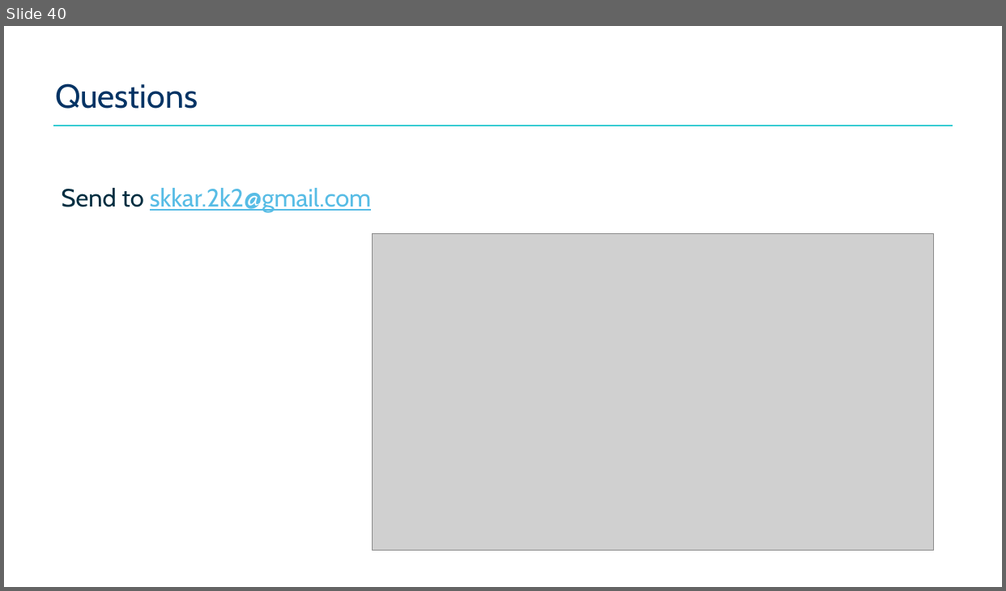
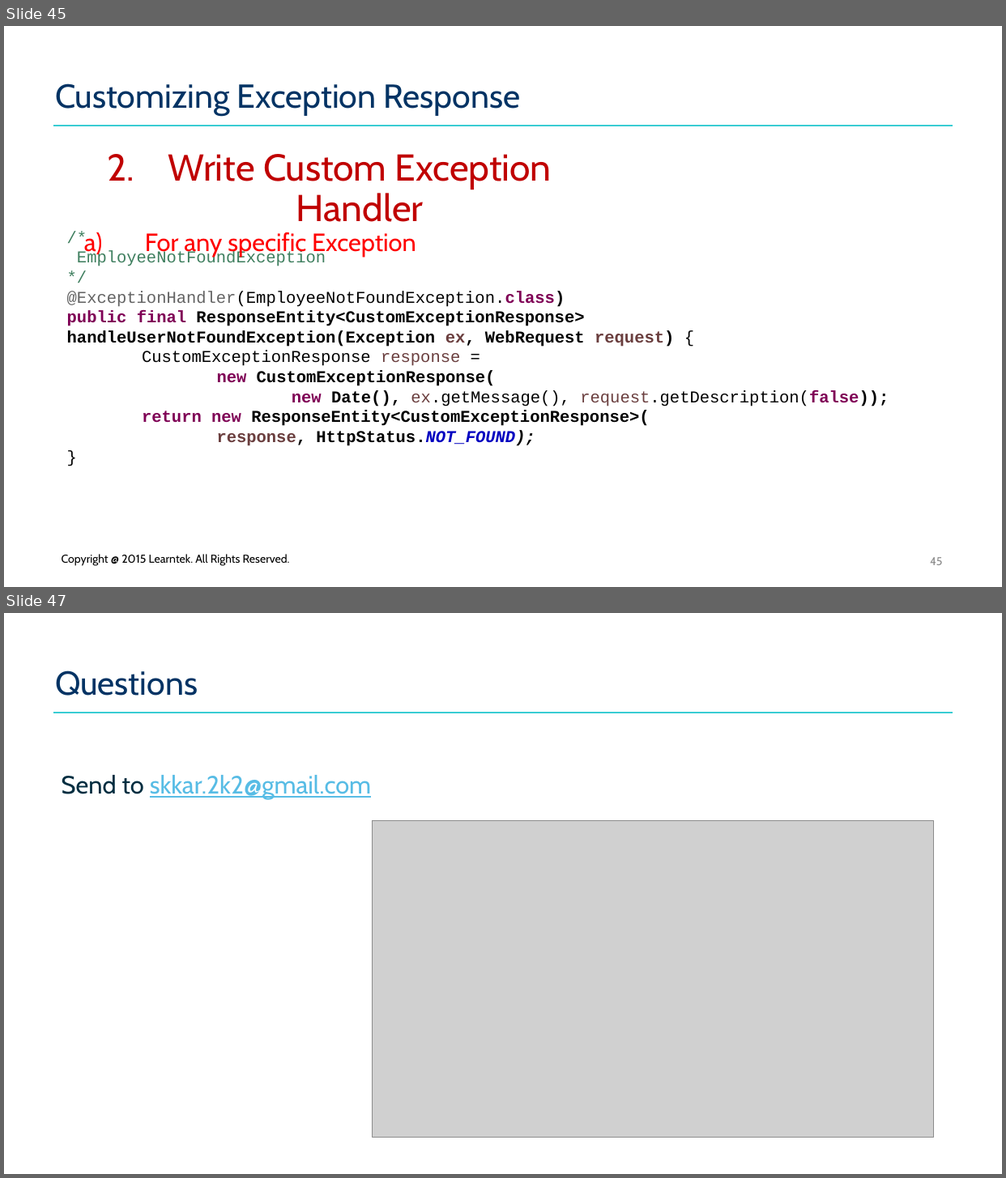
Before and after one commit to santoshkar/SpringBoot, a slide deck: Presentations/Part-11-Spring Boot.pptx. Shown one above the other, each under a label of ours: slide 40 before the commit, slides 45 and 47 after it; the slides between them are not shown. The pictures are 1006x591 and 1006x1178 pixels, drawn with LibreOffice and Linux fonts; fonts in the diff are those of the drawing; grey boxes stand for pictures; background and template pictures are left out. Boxes give left, top, right and bottom in pixels: in the first picture for what was removed or moved away, otherwise in the second. Text is boxed around its words. In the diff, an @@ line names an element or a change of style, - is before the commit and + after.

Commit message:
Added exception handling techniques

```diff
--- a/Presentations/Part-11-Spring Boot.pptx
+++ b/Presentations/Part-11-Spring Boot.pptx
@@ slide 45 added at [4, 26, 1002, 587], background #FFFFFF; not listed: 1 template element that a slide beside it also shows @@
@@ title added at [55, 84, 521, 116], 32 pt, text #033364 @@
+Customizing Exception Response
@@ text added at [145, 154, 552, 257], 36 pt, text #C00000 @@
+2. Write Custom Exception Handler
+  a) For any specific Exception
@@ text added at [67, 251, 889, 446], 16 pt, text #000000, bold @@
+/*
+EmployeeNotFoundException
+*/
+@ExceptionHandler(EmployeeNotFoundException.class)
+public final ResponseEntity<CustomExceptionResponse> handleUserNotFoundException(Exception ex, WebRequest request) {
+CustomExceptionResponse response =
+new CustomExceptionResponse(
+new Date(), ex.getMessage(), request.getDescription(false));
+return new ResponseEntity<CustomExceptionResponse>(
+response, HttpStatus.NOT_FOUND);
+}
@@ text added at [62, 554, 290, 565], 11 pt, text #000000 @@
+Copyright @ 2015 Learntek. All Rights Reserved.
@@ page number added at [930, 557, 943, 565], 11 pt, text #8C8C8C @@
+45
@@ rectangle added at [27, 570, 41, 587], fill #FFFFFF @@
@@ what was slide 40 is now slide 47 @@
```
Also in this commit, not shown: 6 other slides added, 30 other files.
